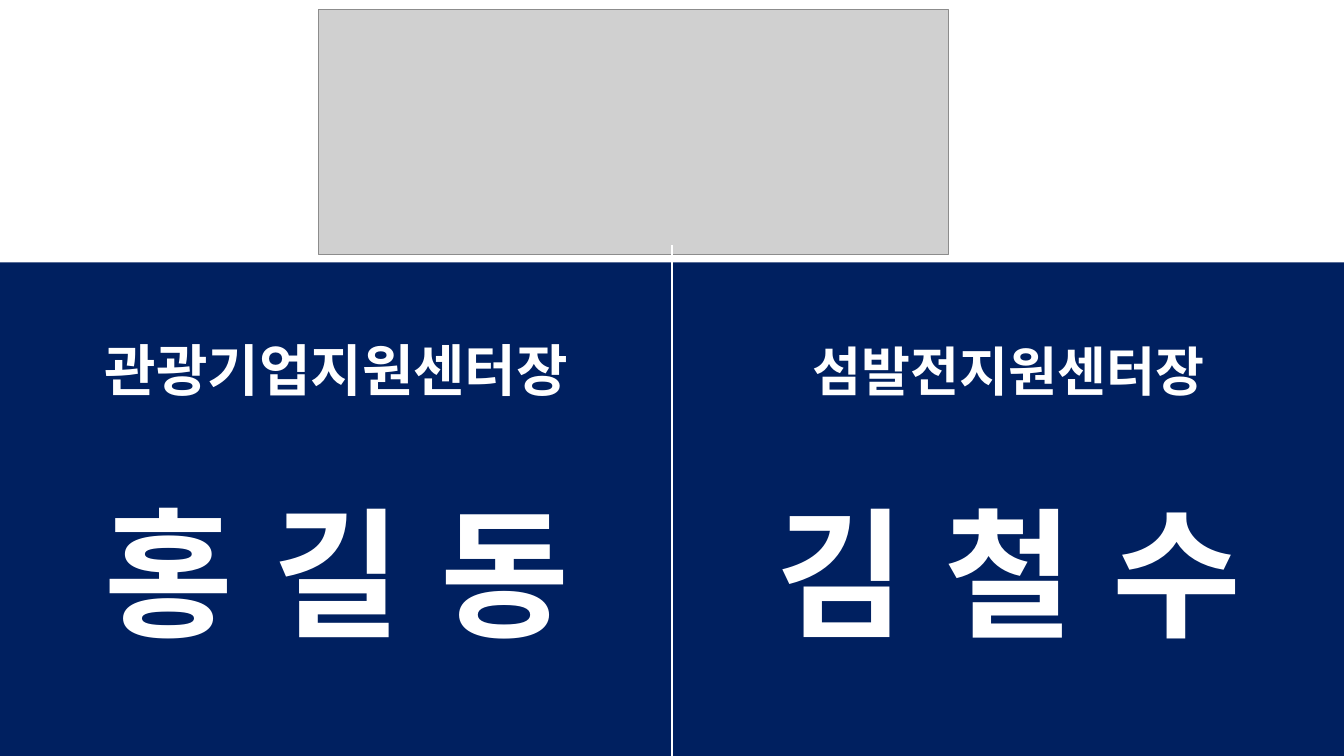
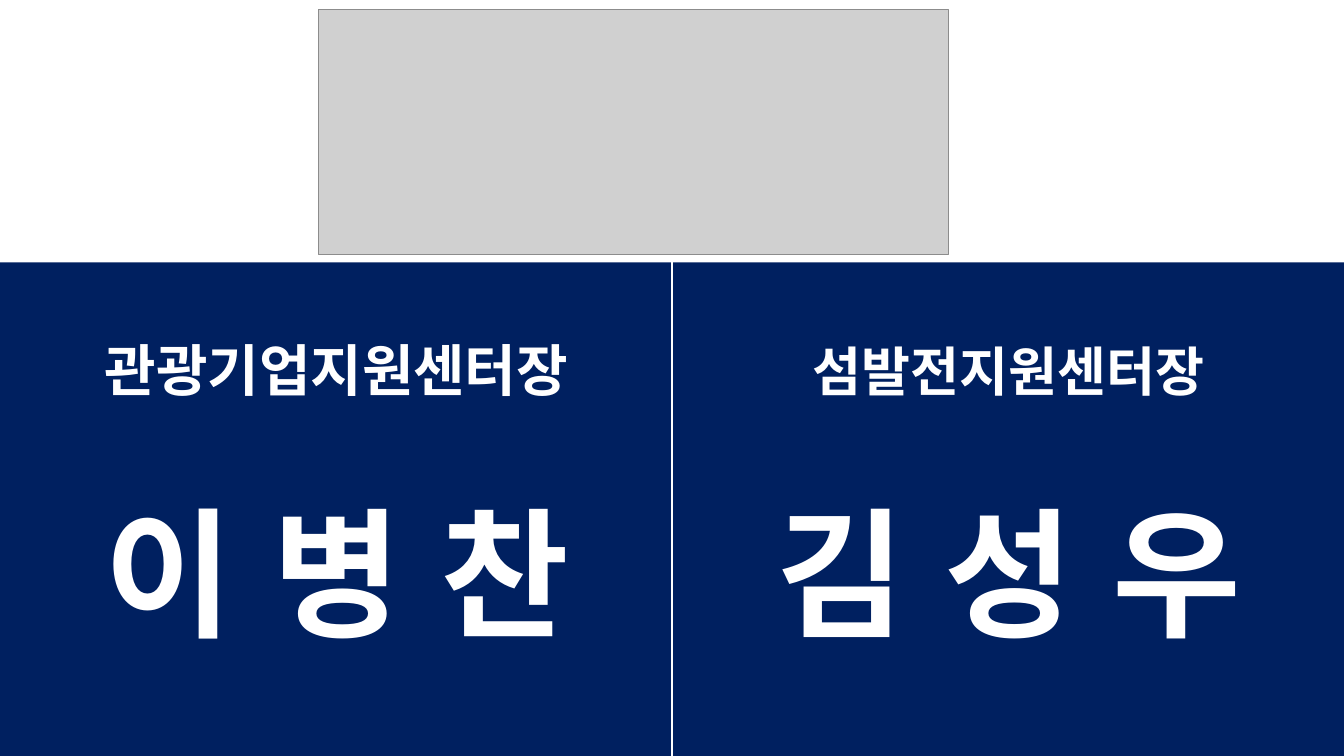
Before and after one commit to Sohyun043011/ppt_jpg, a slide deck: slide 1 of 확간양식.pptx. Drawn at 1344x756 pixels with LibreOffice and Linux fonts; fonts in the diff are those of the drawing; grey boxes stand for pictures. Boxes give left, top, right and bottom in pixels: in the first picture for what was removed or moved away, otherwise in the second. Text is boxed around its words. In the diff, an @@ line names an element or a change of style, - is before the commit and + after.

```diff
--- a/확간양식.pptx
+++ b/확간양식.pptx
@@ text at [104, 508, 569, 639]: text changed @@
-홍 길 동
+이 병 찬
@@ text at [776, 508, 1241, 639]: text changed @@
-김 철 수
+김 성 우
```
Also in this commit, not shown: 1 slide added, 14 slides removed, 4 other files.
